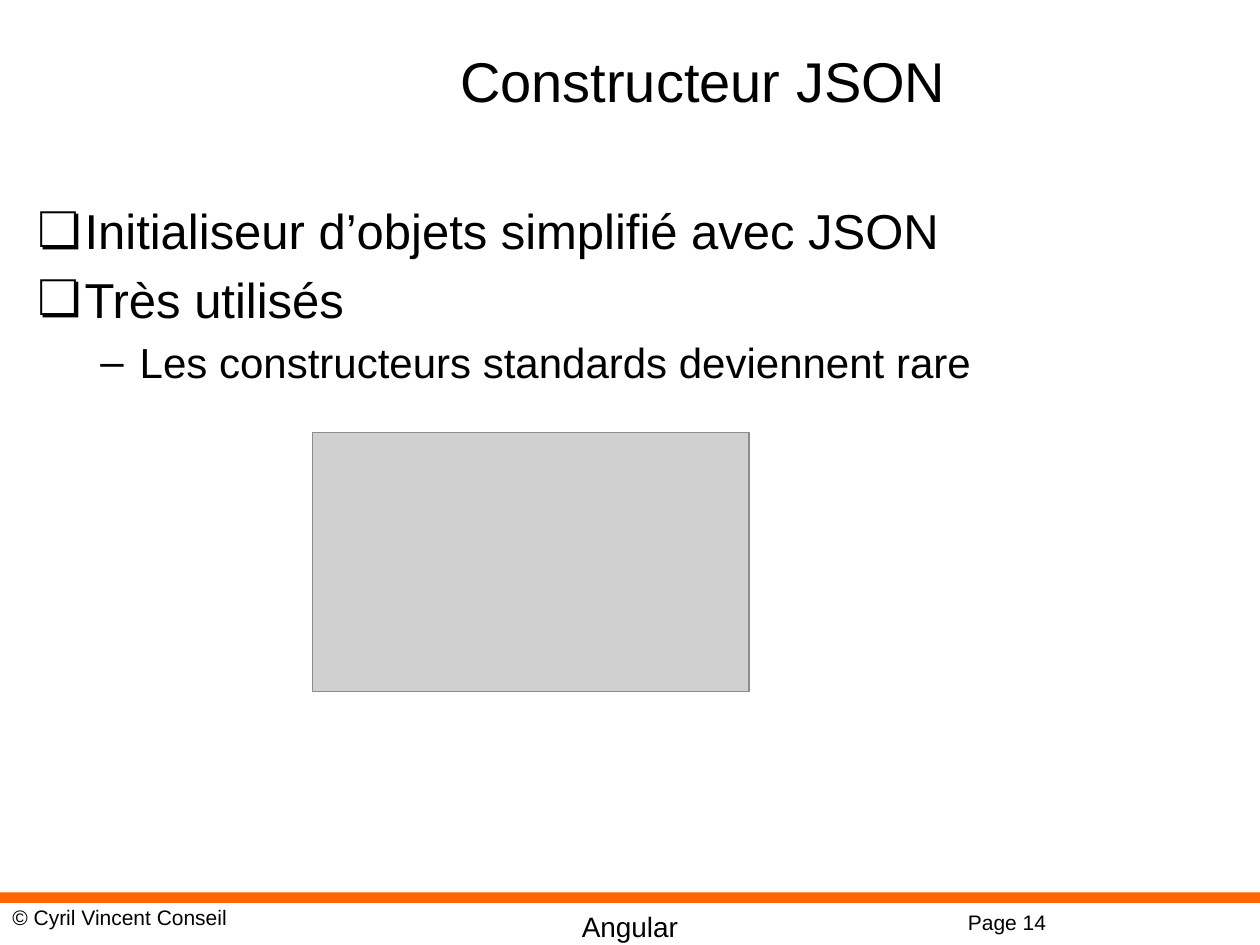
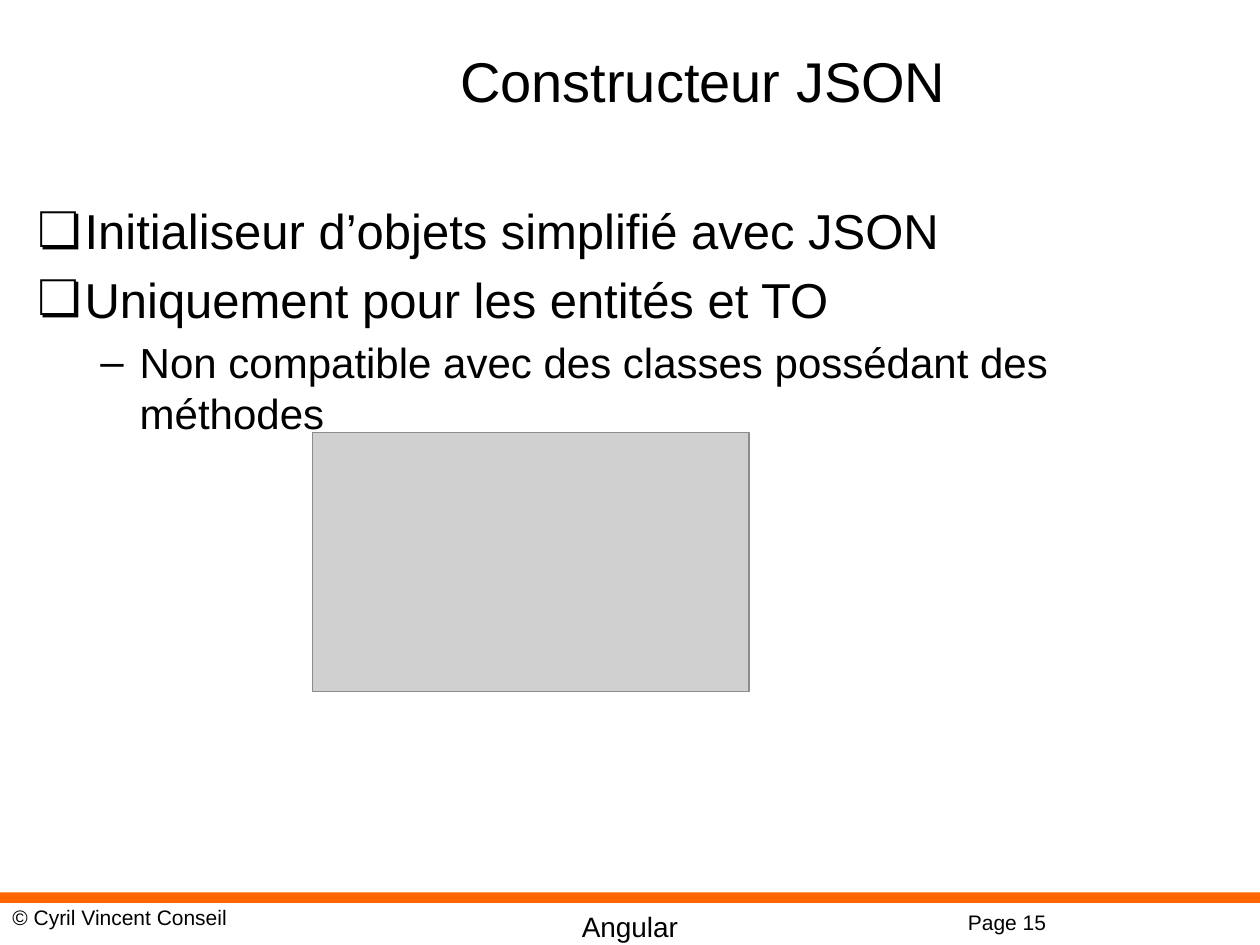
Before and after one commit to cyrilvincent/POE, a slide deck: slide 15 of ppt/angular/Angular09-TSOO.pptx (slide 14 before the commit). Drawn at 1260x945 pixels with LibreOffice and Linux fonts; fonts in the diff are those of the drawing; grey boxes stand for pictures; background and template pictures are left out. Boxes give left, top, right and bottom in pixels: in the first picture for what was removed or moved away, otherwise in the second. Text is boxed around its words. In the diff, an @@ line names an element or a change of style, - is before the commit and + after.

```diff
--- a/ppt/angular/Angular09-TSOO.pptx
+++ b/ppt/angular/Angular09-TSOO.pptx
@@ text at [85, 282, 1048, 437]: text changed @@
-❏ Très utilisés
-  – Les constructeurs standards deviennent rare
+❏ Uniquement pour les entités et TO
+  – Non compatible avec des classes possédant des méthodes
@@ page number at [968, 915, 1046, 934]: text changed @@
-Page 14
+Page 15
```
Also in this commit, not shown: 2 other slides changed, 1 slide added, 16 other files.
